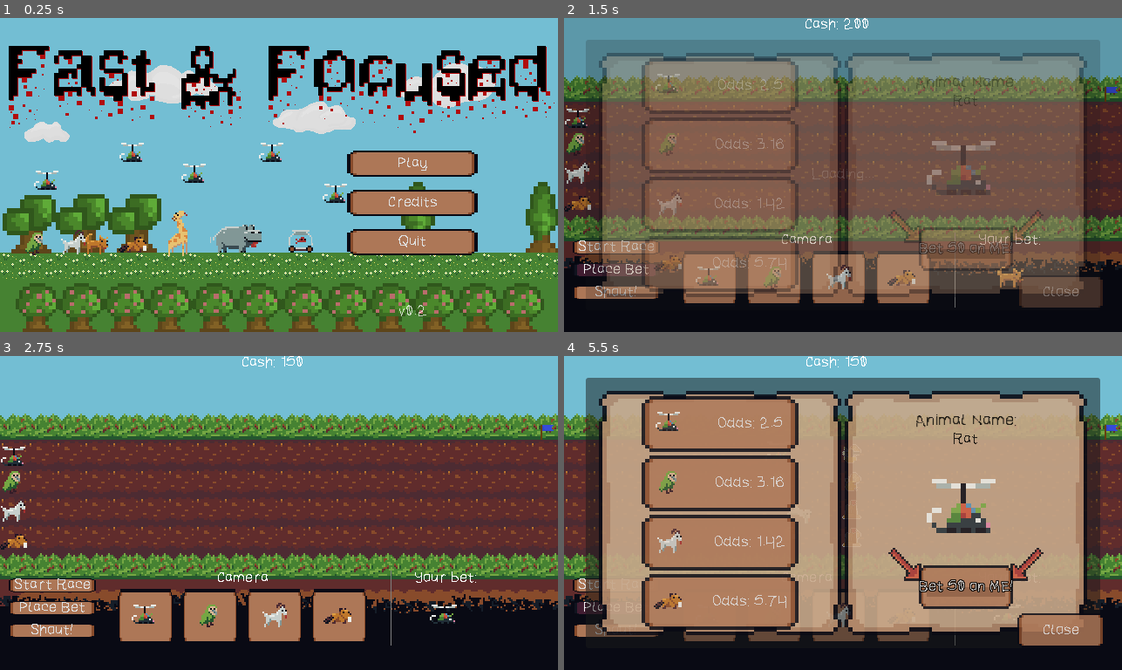
Above: before the commit, frames 1-4 (two rows, left to right).
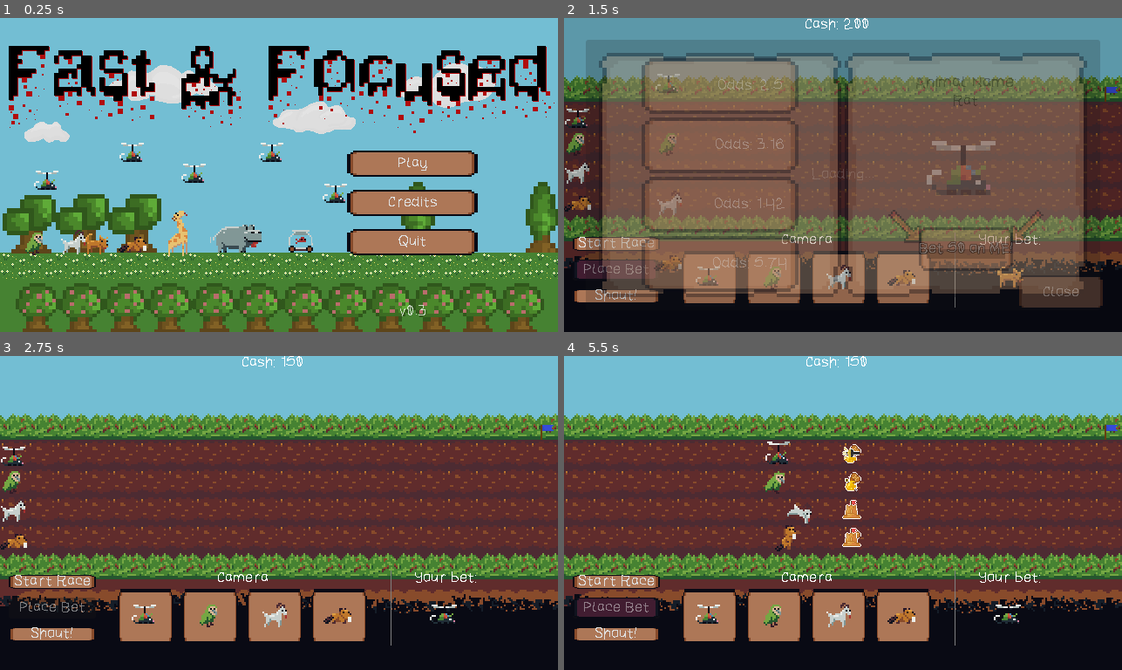
Above: after the commit, the same moments.

Repository: jame581/FastAndFocused
Game: Godot game, scene res://maps/main_menu.tscn
Same seed, same stepped clock (60 frames per second), same inputs: the game is played once before the commit and once after it.
Inputs (mouse positions are in pixels of both pictures, inside the frame that each line leads up to):
- Up to frame 1 (0.25 s): no input
- Up to frame 2 (1.5 s): click "Play" at 0.5 s; click "Place Bet" at 1.25 s
- Up to frame 3 (2.75 s): click "Bet 50 on ME!" at 2 s
- Up to frame 4 (5.5 s): click "Start Race" at 2.75 s; click "Start Race" at 3.5 s; click "Shout!" at 4.25 s; click (614, 607) at 5 s, where only the run before the commit has a clickable "Place Bet"

The runs differ from the first frame. In frame 1, less than 0.1% of the frame differs, in the area x 71-77%, y 91-95%; in frame 2, 1.2%; in frame 3, 1.6%; in frame 4, 74%, in the area x 1-97%, y 6-93%.

Commit message:
Update version to 0.3 and fix cash_changed signal connection typo

Diff:
--- a/source/project.godot
+++ b/source/project.godot
@@ -14,7 +14,7 @@
 config/description="Autistic Animal Race Association is on its last leg and is on the edge of filing bankruptcy and is  …(266 unchanged characters)…
 
 The animals are not at all normal, they have their own, … ehm, personalities. So their response to some certain things may differ, so keep that in mind when placing your bets. Will you save some animals? become filthy rich or lose it all on red? The race track awaits."
-config/version="0.2"
+config/version="0.3"
 run/main_scene="uid://df73yks3fka5u"
 config/features=PackedStringArray("4.4", "GL Compatibility")
 config/icon="uid://cmy8ku837vxx"
--- a/source/scripts/ui/race_ui.gd
+++ b/source/scripts/ui/race_ui.gd
@@ -18,7 +18,6 @@
 func _ready() -> void:
 
 	set_ready_to_start(false)
-
 
 	# Connect button signals
 	start_button.pressed.connect(_on_start_button_pressed)
@@ -53,6 +52,7 @@
 	ready_to_start = value
 	start_button.disabled = not value
 	your_bet_texture.visible = value
+	bet_button.disabled = value
 
 func _on_camera_switch_1_pressed() -> void:
 	SignalBus.race_camera_switch.emit(0)
--- a/source/scripts/ui/save_animal_ui.gd
+++ b/source/scripts/ui/save_animal_ui.gd
@@ -22,7 +22,7 @@
 	animation_player.animation_finished.connect(_on_animation_finished)
 
 	SignalBus.race_finished.connect(_on_race_finished)
-	SignalBus.cash_changed.connect(_on_cash_cahnged)
+	SignalBus.cash_changed.connect(_on_cash_changed)
 	next_button.pressed.connect(_on_next_button_pressed)
 	buy_animal_button.pressed.connect(_on_buy_animal_button_pressed)
 
@@ -69,5 +69,5 @@
 	buy_animal_button.disabled = true
 	SignalBus.animal_saved.emit(last_animal_id)
 
-func _on_cash_cahnged(cash: int):
+func _on_cash_changed(cash: int):
 	cash_labels.text = "[color=\"black\"]Cash: " + str(cash) + "[/color]"
